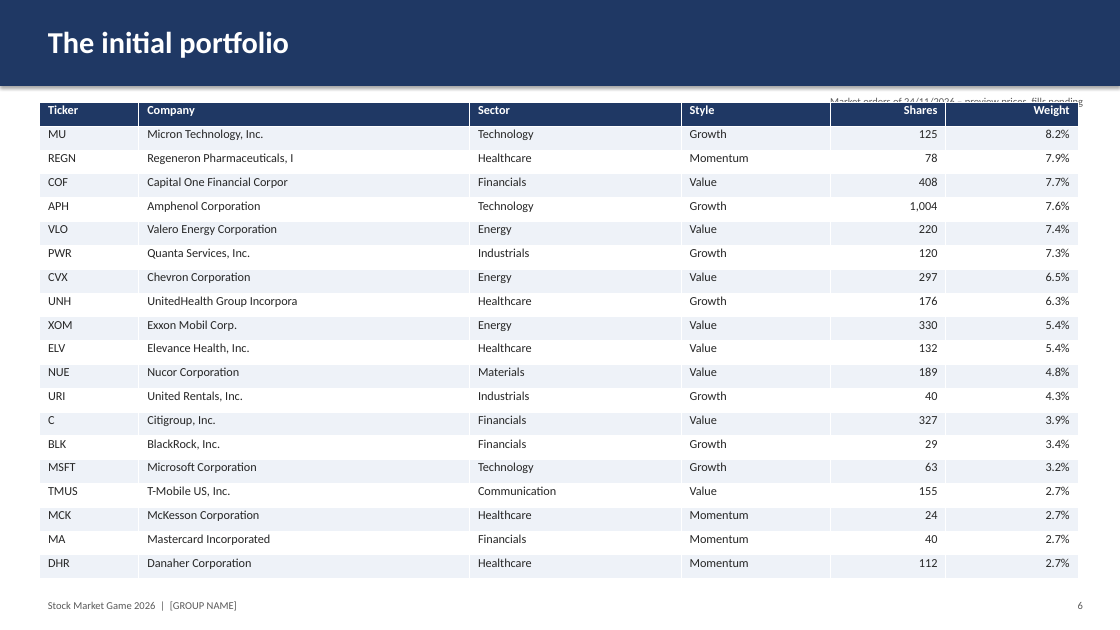
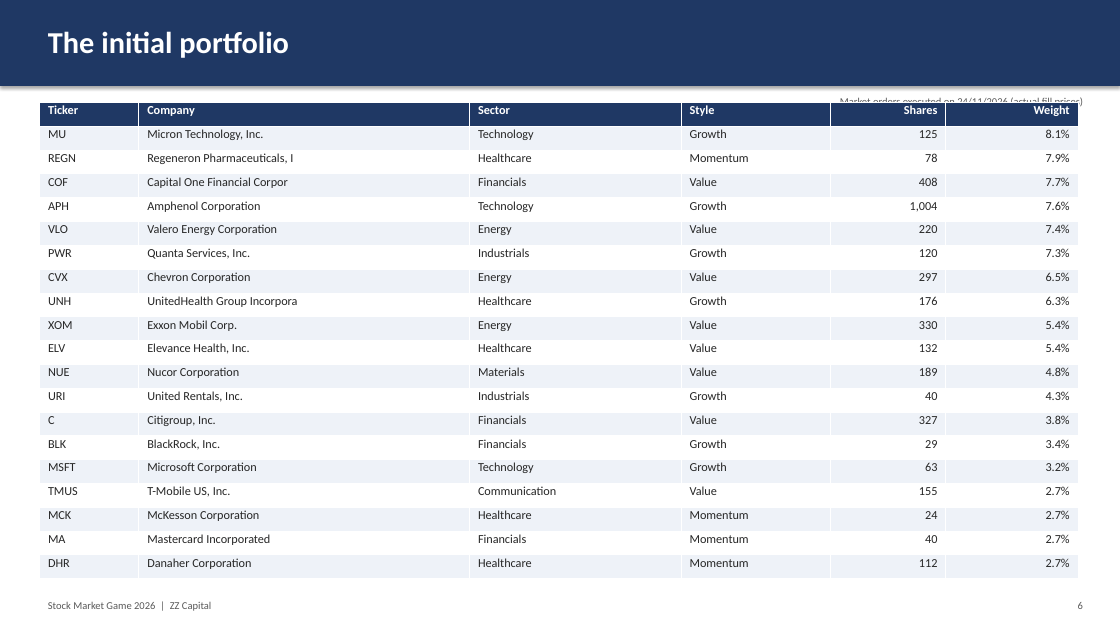
Before and after one commit to cristianozonta220405-afk/Uni, a slide deck: slide 6 of SMG/out/presentazione_strategia.pptx. Drawn at 1120x630 pixels with LibreOffice and Linux fonts; fonts in the diff are those of the drawing. Boxes give left, top, right and bottom in pixels: in the first picture for what was removed or moved away, otherwise in the second. Text is boxed around its words. In the diff, an @@ line names an element or a change of style, - is before the commit and + after.

```diff
--- a/SMG/out/presentazione_strategia.pptx
+++ b/SMG/out/presentazione_strategia.pptx
@@ table at (x1=39, y1=103, x2=1078, y2=579) @@
-row 2, column 6: 8.2%
+row 2, column 6: 8.1%
-row 14, column 6: 3.9%
+row 14, column 6: 3.8%
@@ text at (x1=840, y1=97, x2=1084, y2=109): text changed @@
-Market orders of 24/11/2026 – preview prices, fills pending
+Market orders executed on 24/11/2026 (actual fill prices)
@@ text at (x1=48, y1=602, x2=211, y2=611): text changed @@
-Stock Market Game 2026 | [GROUP NAME]
+Stock Market Game 2026 | ZZ Capital
```
Also in this commit, not shown: 11 other slides changed, 9 other files.
